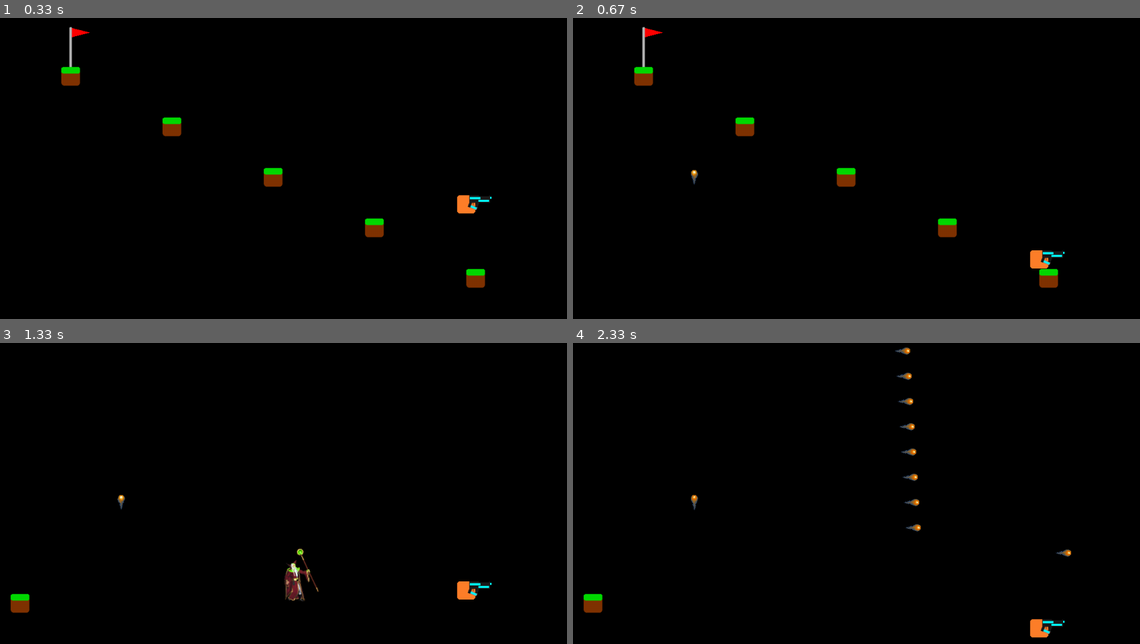
Above: before the commit, frames 1-4 (two rows, left to right).
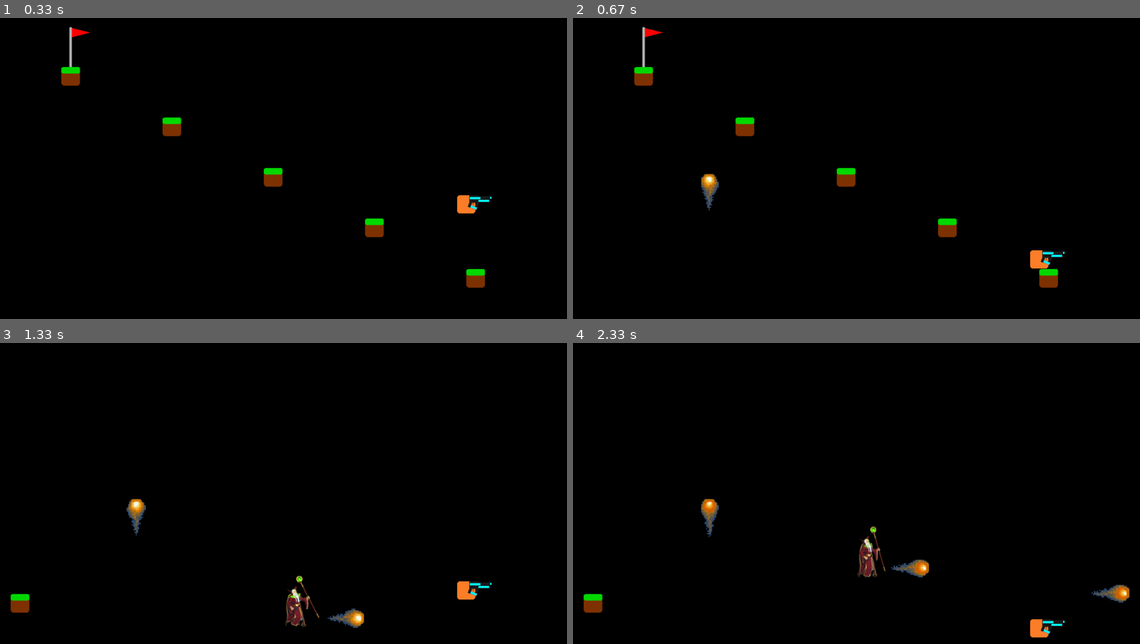
Above: after the commit, the same moments.

Repository: jmancodes27/platformer-pygame
Game: pygame game, started from platformer pygame/platformer_pygame.py
The game is run twice, just before and just after one commit, with the same random seed, the same clock (stepped at 60 frames per second) and the same inputs.
Inputs:
- Up to frame 1 (0.33 s): no input
- Up to frame 2 (0.67 s): tap B at 0.33 s
- Up to frame 3 (1.33 s): hold N 0.67-1.13 s; hold Right 0.67-1.13 s; tap Y at 1.17 s
- Up to frame 4 (2.33 s): tap Space at 1.5 s

Frame 1 is identical in both runs. In frame 2, 0.3% of the frame differs, in the area x 20-26%, y 50-64%; in frame 3, 1.3%; in frame 4, 1.5%, in the area x 20-99%, y 1-87%.

Commit message:
Fixed bug that made wizard make inf fireballs, scaled fireballs, fixed bug that made wizard go too far right when doing far right fireball attack, speed up fireballs, made the fireball attack do 5 fireballs

Diff:
--- a/platformer pygame/platformer_pygame.py
+++ b/platformer pygame/platformer_pygame.py
@@ -51,12 +51,16 @@
 
 class Fireball:
     def __init__(self, origin_x, origin_y, angle):
-        self.fireball0 = pygame.image.load("Wizard/FireBallUp/fireball0.png")
+        fireball0 = pygame.image.load("Wizard/FireBallUp/fireball0.png")
+        fireball0 = pygame.transform.scale(fireball0, (int(fireball0.get_width() * 2.5), int(fireball0.get_height() * 2.5)))
         fireball1 = pygame.image.load("Wizard/FireBallUp/fireball1.png")
+        fireball1 = pygame.transform.scale(fireball1, (int(fireball1.get_width() * 2.5), int(fireball1.get_height() * 2.5)))
         fireball2 = pygame.image.load("Wizard/FireBallUp/fireball2.png")
+        fireball2 = pygame.transform.scale(fireball2, (int(fireball2.get_width() * 2.5), int(fireball2.get_height() * 2.5)))
         fireball3 = pygame.image.load("Wizard/FireBallUp/fireball3.png")
-        self.fireball_frames = [self.fireball0, fireball1, fireball2, fireball3]
-        self.fireball_rect = self.fireball0.get_rect()
+        fireball3 = pygame.transform.scale(fireball3, (int(fireball3.get_width() * 2.5), int(fireball3.get_height() * 2.5)))
+        self.fireball_frames = [fireball0, fireball1, fireball2, fireball3]
+        self.fireball_rect = fireball0.get_rect()
         self.fireball_rect.x = origin_x
         self.fireball_rect.y = origin_y
         self.angle = angle
@@ -402,10 +406,11 @@
           boss_target_x = player_rect.x
           boss_target_y = player_rect.y
           current_fireballs.append(Fireball(300, 300, 0))
-  if keys[pygame.K_n]:
+  if keys[pygame.K_n] and boss_anim_state != 2:
       boss_anim_state = 2
       boss_fireball_counter = 0
       boss_anim_frame3 = 0 #issue: might be immediately increased after this
+      boss_rect.y += 100
       #Dived into three equal sections where the player could be. If in middle section, move wizard to either end of screen
       #if in either end sections, but wizard in middle
       if player_rect.x < 400 or player_rect.x > 800:
@@ -414,7 +419,7 @@
           if player_rect.x > 600:
               boss_rect.x = 0
           else:
-              boss_rect.x = 1200
+              boss_rect.x = 1100
   # if player presses space create new instance of LaserProjectile at player x and y
   # in at the angle of gun
   #BUG1
@@ -580,9 +585,9 @@
           break
   for i in range(len(current_fireballs)):
       if current_fireballs[i].angle == 2:
-          current_fireballs[i].fireball_rect.x += 3
+          current_fireballs[i].fireball_rect.x += 4
       elif current_fireballs[i].angle == 6:
-          current_fireballs[i].fireball_rect.x -= 3
+          current_fireballs[i].fireball_rect.x -= 4
   for i in range(len(laser_projectiles)):
       if laser_projectiles[i].angle == 0:
           laser_projectiles[i].projectile_rect.y -= 10
@@ -663,8 +668,19 @@
                       current_fireballs.append(Fireball(boss_rect.x, boss_rect.y, 2))
                   elif boss_direction == 2:
                       current_fireballs.append(Fireball(boss_rect.x, boss_rect.y, 6))
+                  boss_fireball_counter = 0.5
+                  boss_rect.y -= 50
+          if boss_fireball_counter == 0.5 and boss_anim_frame3 == 0:
+              boss_fireball_counter = 1
+          if boss_fireball_counter == 1:
+              if boss_anim_frame3 == 4:
+                  if boss_direction == 1:
+                      current_fireballs.append(Fireball(boss_rect.x, boss_rect.y, 2))
+                  elif boss_direction == 2:
+                      current_fireballs.append(Fireball(boss_rect.x, boss_rect.y, 6))
                   boss_fireball_counter = 1.5
                   boss_rect.y -= 50
+                  print("moved fireball couter to 2")
           if boss_fireball_counter == 1.5 and boss_anim_frame3 == 0:
               boss_fireball_counter = 2
           if boss_fireball_counter == 2:
@@ -673,10 +689,21 @@
                       current_fireballs.append(Fireball(boss_rect.x, boss_rect.y, 2))
                   elif boss_direction == 2:
                       current_fireballs.append(Fireball(boss_rect.x, boss_rect.y, 6))
-                  boss_fireball_counter = 2
+                  boss_fireball_counter = 2.5
                   boss_rect.y -= 50
-                  print("moved fireball couter to 2")
-          if boss_fireball_counter == 2 and boss_anim_frame3 == 0:
+          if boss_fireball_counter == 2.5 and boss_anim_frame3 == 0:
+              boss_fireball_counter = 3
+          if boss_fireball_counter == 3:
+              if boss_anim_frame3 == 4:
+                  if boss_direction == 1:
+                      current_fireballs.append(Fireball(boss_rect.x, boss_rect.y, 2))
+                  elif boss_direction == 2:
+                      current_fireballs.append(Fireball(boss_rect.x, boss_rect.y, 6))
+                  boss_fireball_counter = 3.5
+                  boss_rect.y -= 50
+          if boss_fireball_counter == 3.5 and boss_anim_frame3 == 0:
+              boss_fireball_counter = 4
+          if boss_fireball_counter == 4:
               if boss_anim_frame3 == 4:
                   if boss_direction == 1:
                       current_fireballs.append(Fireball(boss_rect.x, boss_rect.y, 2))
@@ -684,8 +711,6 @@
                       current_fireballs.append(Fireball(boss_rect.x, boss_rect.y, 6))
                   boss_fireball_counter = 0
                   boss_anim_state = 0
-
-
 
   for i in range(len(current_lightning)):
       if current_lightning[i].frame_num > 4:
